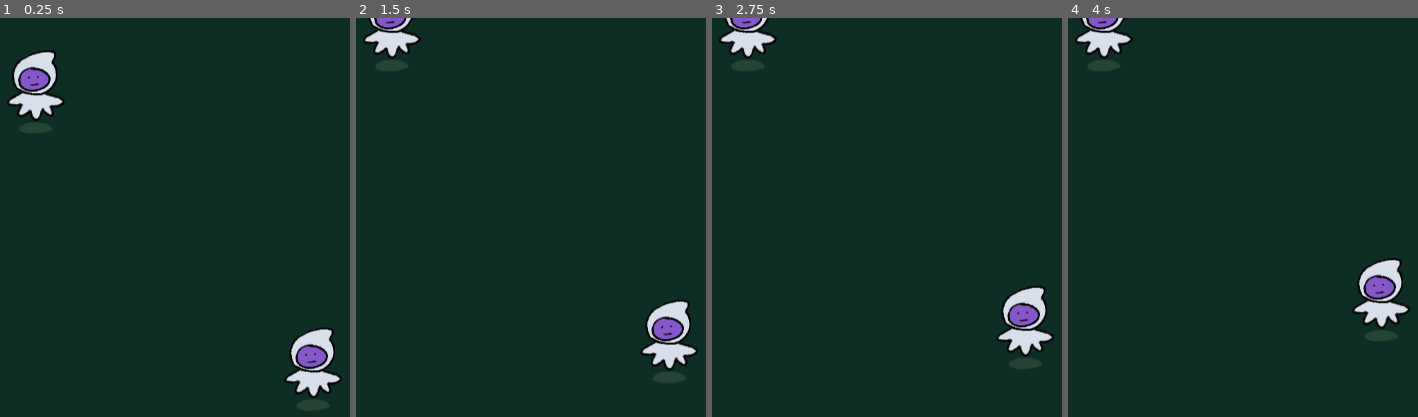
Above: before the commit, frames 1-4 (left to right).
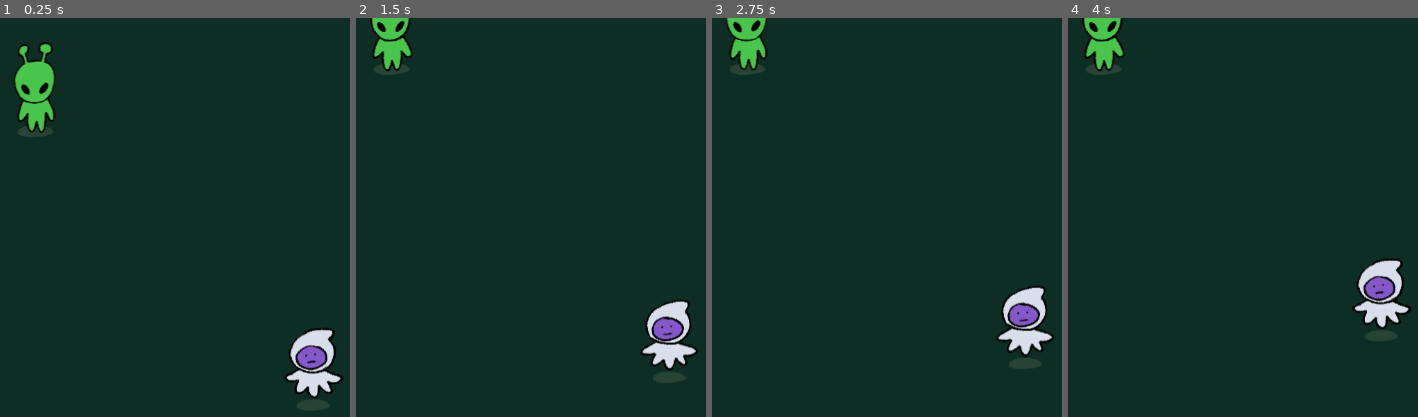
Above: after the commit, the same moments.

Repository: liannie3/wwhataburger
Game: Godot game, scene res://main_game/MainGame.tscn
Same seed, same stepped clock (60 frames per second), same inputs: the game is played once before the commit and once after it. This scene is started directly instead of the project's main scene.
Inputs:
- Up to frame 1 (0.25 s): no input
- Up to frame 2 (1.5 s): hold W (p1_up) 0.53-1.28 s; tap I (p2_up) at 0.6, 1.35 s
- Up to frame 3 (2.75 s): hold W (p1_up) from 2.03 s (still down); tap I (p2_up) at 2.1 s
- Up to frame 4 (4 s): tap I (p2_up) at 2.85, 3.6 s; release W (p1_up) at 3.53 s

The runs differ from the first frame. In frame 1, 2.8% of the frame differs, in the area x 2-98%, y 6-96%; in frame 2, 1.4%; in frame 3, 1.3%; in frame 4, 1.9%.

Commit message:
Fix prefix

Diff:
--- a/main_game/player.gd
+++ b/main_game/player.gd
@@ -8,11 +8,11 @@
 func _physics_process(delta: float) -> void:
 	# 1. Build the action strings dynamically based on the player_id
 	# If player_id is 1, this becomes "p1_up". If it's 2, it becomes "p2_up".
-	var prefix = "p" + str(player_id)
-	var up = prefix + "_up"
-	var down = prefix + "_down"
-	var left = prefix + "_left"
-	var right = prefix + "_right"
+	var prefix = "p" + str(player_id) + "_"
+	var up = prefix + "up"
+	var down = prefix + "down"
+	var left = prefix + "left"
+	var right = prefix + "right"
 
 	# 2. Get the movement direction using our dynamically created strings
 	var direction = Input.get_vector(left, right, up, down)
